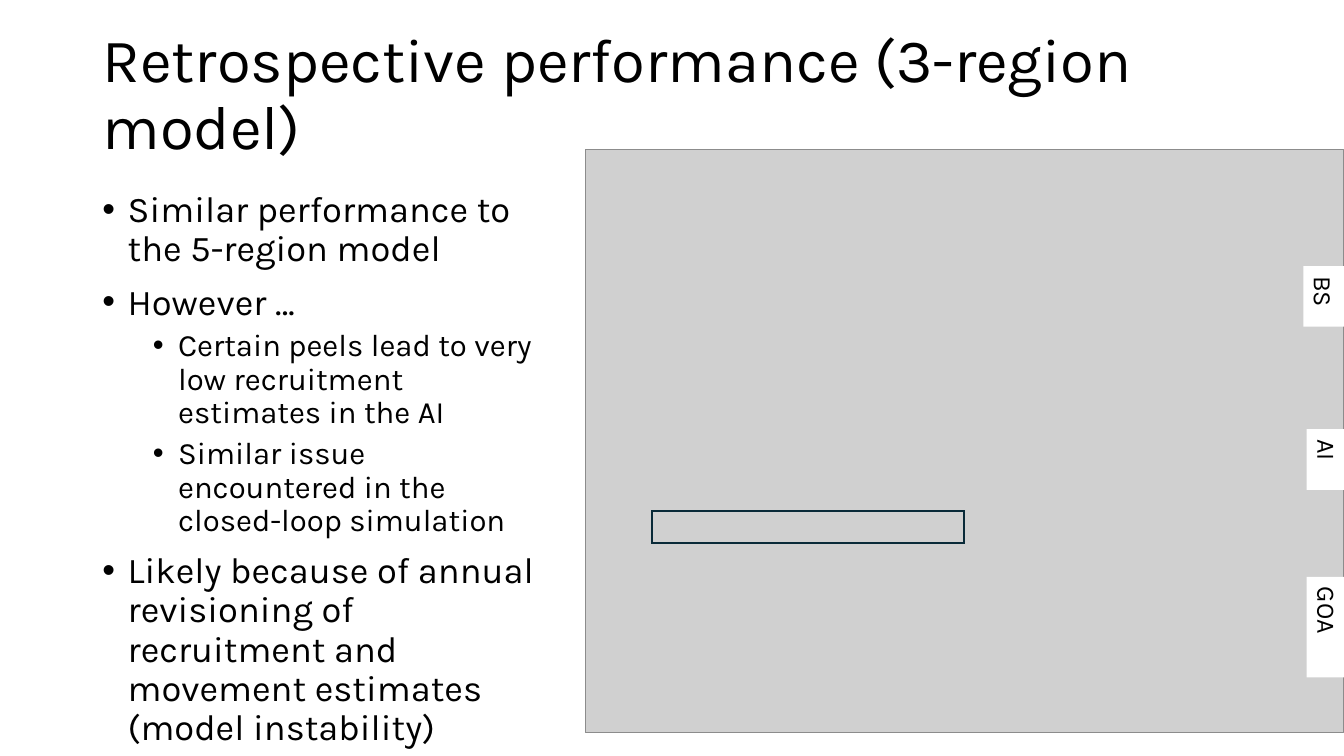
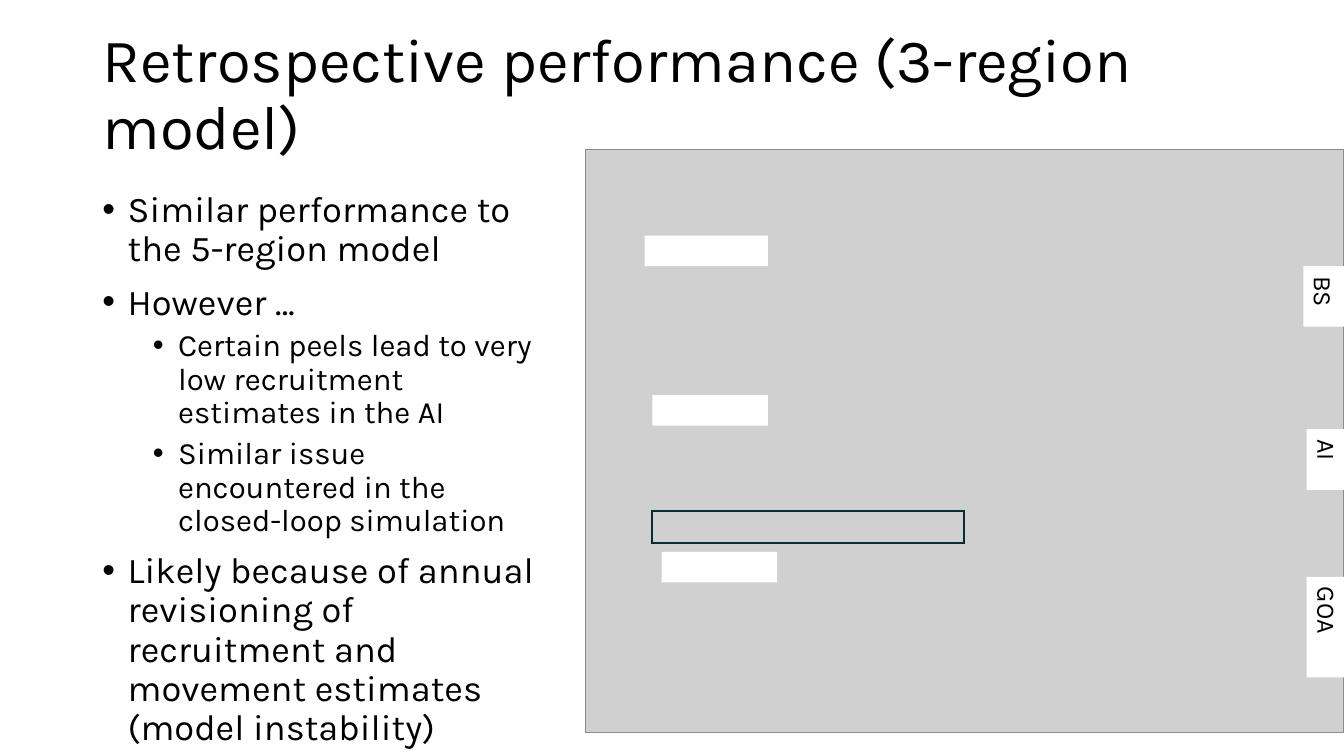
Before and after one commit to dgoethel-noaa/2026_Sablefish_CIE, a slide deck: slide 18 of Presentations/10. spatial_stock_assessment.pptx (slide 21 before the commit). Drawn at 1344x756 pixels with LibreOffice and Linux fonts; fonts in the diff are those of the drawing; grey boxes stand for pictures. Boxes give left, top, right and bottom in pixels: in the first picture for what was removed or moved away, otherwise in the second. Text is boxed around its words. In the diff, an @@ line names an element or a change of style, - is before the commit and + after.

```diff
--- a/Presentations/10. spatial_stock_assessment.pptx
+++ b/Presentations/10. spatial_stock_assessment.pptx
@@ rectangle added at (645, 236, 768, 266), fill #FFFFFF @@
@@ rectangle added at (652, 395, 768, 425), fill #FFFFFF @@
@@ rectangle added at (662, 553, 778, 583), fill #FFFFFF @@
```
Also in this commit, not shown: 8 other slides changed, 3 slides added, 8 other files.
